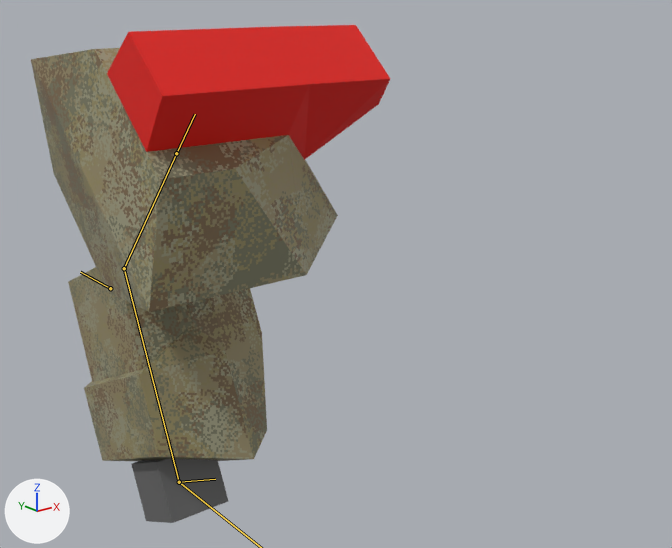
Two versions of the Blender file resources/mechparts/arml/mech_arml04.blend, one commit apart.
Camera for both pictures: a 50 mm camera at (-0.603, -1.4, 0.278) aimed at (0.338, -0.223, -0.193). Every picture has the same lights, and +X, +Y and +Z are marked at lower left. Both versions are drawn at frame 15 of the action 'melee'; the numbers are the values there. The bones that bend it are drawn over the model as lines.

Names of what the first picture shows: 'arm'.
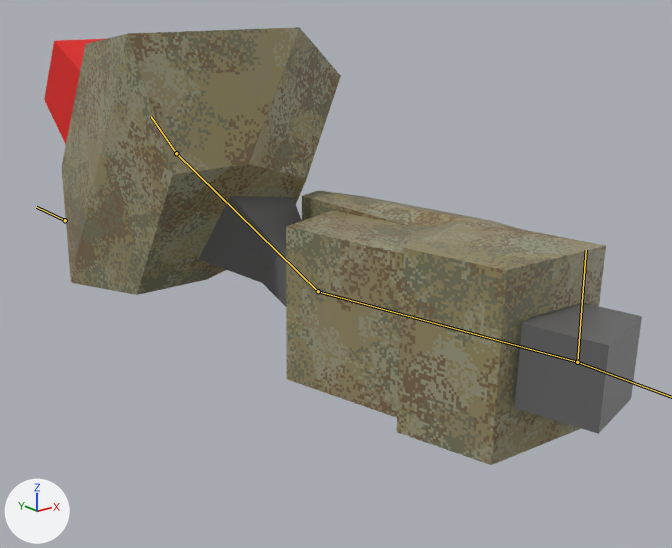
What differs and where, as boxes (x1, y1, x2, y2) in the pictures (672 x 548 px):
'arm', posed (66% wider, 12% shorter)
    before: (31, 25, 390, 523)
    after: (44, 27, 642, 465)
bone 'arm_ik_pole', root to tip
    before: (110, 288) to (80, 272)
    after: (65, 220) to (36, 207)

The edits, one by one:
Bone 'arm_ik_pole' (bone_arm_ik_pole) moves from (0.0, 0.0, 0.0) to (-0.083, 0.0, 0.156).
Bone 'arm_ik_target' (bone_arm_ik_target) moves from (0.0, -0.058, 0.072) to (-0.2, 0.7, 0.521).
